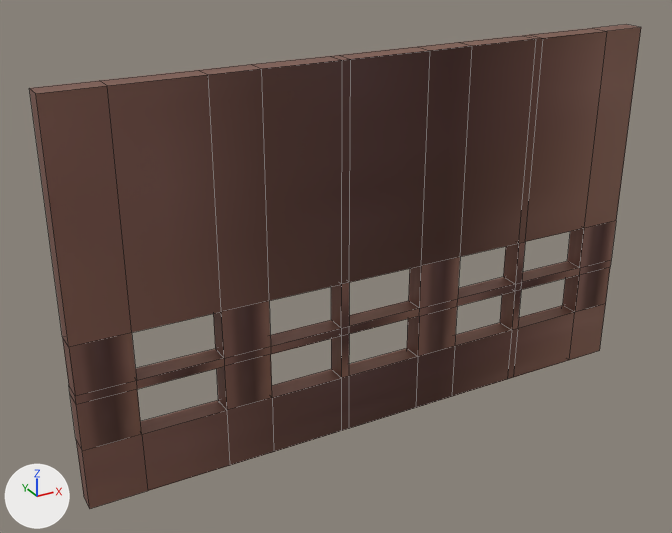
One commit to the FBX model Content/models/Environment/SM_Pub_Wall_Right.fbx: the scene before it, then after it.
Camera for both pictures: a 50 mm camera at (-5.49, -0.48, 6.52) aimed at (-0.65, 8.31, 2.12). The axes (+X, +Y, +Z) are drawn at lower left. The lights are the same throughout. Mesh edges are drawn as thin lines.

Before the edit, the objects in view are built like this:
```python
me_cube_016 = bpy.data.meshes.new('Cube.016')
me_cube_016.from_pydata(...)  # 144 vertices, 162 faces; spans x -3.87..3.51, y 8.02..8.28, z 0.03..4.59
me_cube_016.materials.append(mat_m_wood)
ob_sm_pub_wall_right = bpy.data.objects.new('SM_Pub_Wall_Right', me_cube_016)
ob_sm_pub_wall_right.location = (0.0, 0.0, 0.0)
```
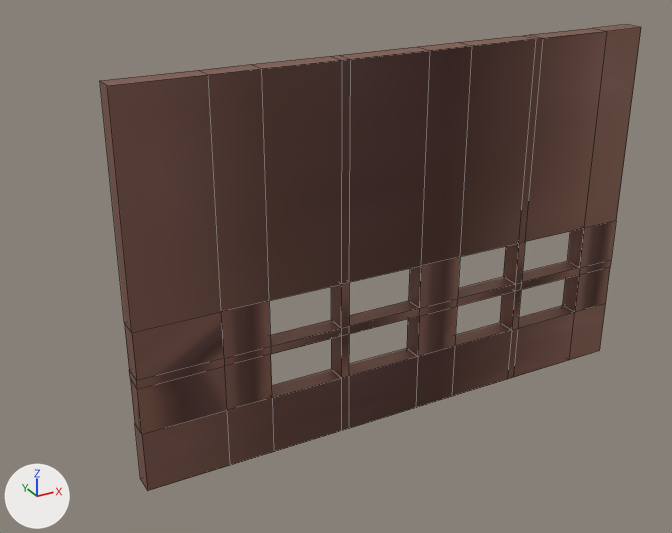
The newer file is also turned or shifted as a whole; pictures and numbers use the older file's frame.

Patch to the scene script:
```diff
--- a/Content/models/Environment/SM_Pub_Wall_Right.fbx.py
+++ b/Content/models/Environment/SM_Pub_Wall_Right.fbx.py
@@ me_cube_016 @@
 # used by ob_sm_pub_wall_right; location = (0.0, 0.0, 0.0)
-me_cube_016.from_pydata(...)  # 144 vertices, 162 faces; spans x -3.87..3.51, y 8.02..8.28, z 0.03..4.59
+me_cube_016.from_pydata(...)  # 132 vertices, 146 faces; spans x -3.22..3.51, y 8.02..8.28, z 0.03..4.59
+# me_cube_016 part 1
+# 12 vertices are removed from x -3.87, y 8.02..8.28, z 0.03..4.59
+# 25 faces are deleted
+# 9 new faces join them
+# me_cube_016 part 2: 2 kept faces spanning x -3.22, y 8.02..8.28, z 0.78..2.03 get new texture (UV) coordinates
 me_cube_016.materials.append(mat_m_wood)
```

Location of each change, [x1, y1, x2, y2] in pixels of the pictures (672 x 533 px):
'SM_Pub_Wall_Right', reshaped (12% narrower): before [29, 24, 641, 509]; after [100, 24, 641, 491]
part 1 of me_cube_016, cut back: before [29, 80, 227, 509]; after [100, 81, 227, 489]
part 2 of me_cube_016, surface changed (brown): after [125, 324, 142, 434]
